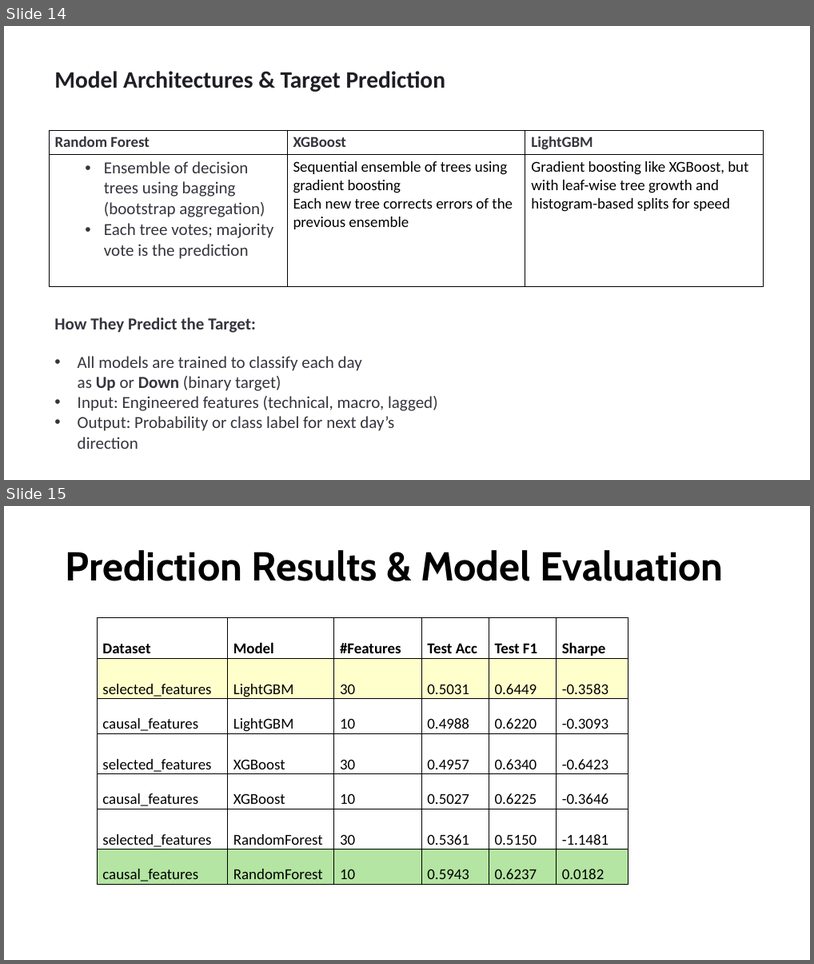
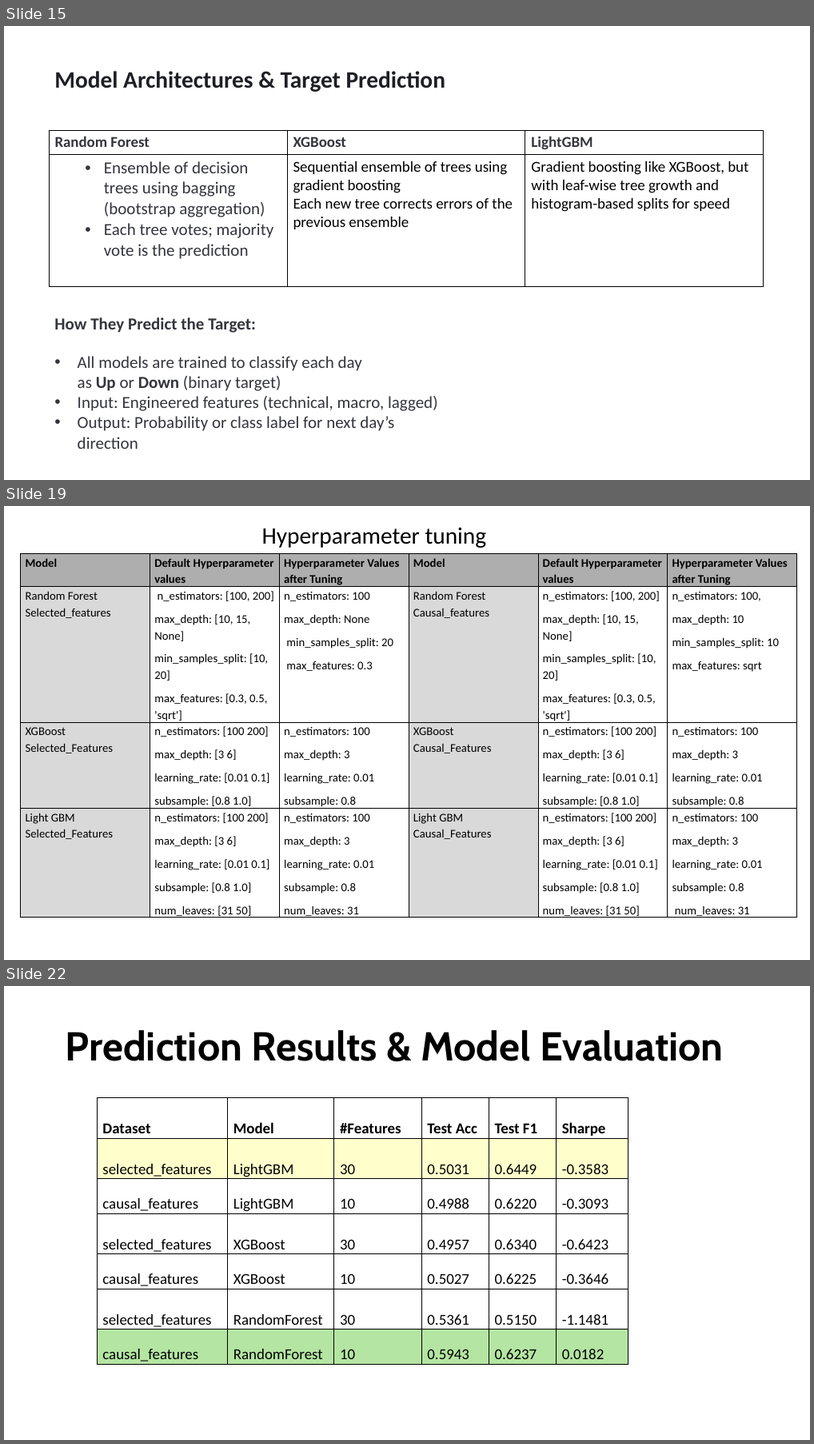
Before and after one commit to sjohny-uh/Causal_Inference_Project, a slide deck: Presentation/Causal_Inference_Presentation.pptx. Shown one above the other, each under a label of ours: slides 14 and 15 before the commit, slides 15, 19 and 22 after it; the slides between them are not shown. The pictures are 814x964 and 814x1444 pixels, drawn with LibreOffice and Linux fonts; fonts in the diff are those of the drawing. Boxes give left, top, right and bottom in pixels: in the first picture for what was removed or moved away, otherwise in the second. Text is boxed around its words. In the diff, an @@ line names an element or a change of style, - is before the commit and + after.

Commit message:
Modified Presentation

```diff
--- a/Presentation/Causal_Inference_Presentation.pptx
+++ b/Presentation/Causal_Inference_Presentation.pptx
@@ slide 19 added at [4, 506, 810, 960], background #FFFFFF @@
@@ text added at [262, 527, 487, 548], 28 pt, text #000000 @@
+Hyperparameter tuning
@@ table added at [21, 554, 798, 920], 4 rows, 6 columns @@
+Model | Default Hyperparameter values | Hyperparameter Values after Tuning | Model | Default Hyperparameter values | Hyperparameter Values after Tuning
+Random Forest Selected_features | n_estimators: [100, 200] / max_depth: [10, 15, None] / min_samples_split: [10, 20] / max_features: [0.3, 0.5, 'sqrt'] | n_estimators: 100 / max_depth: None / min_samples_split: 20 / max_features: 0.3 | Random Forest Causal_features | n_estimators: [100, 200] / max_depth: [10, 15, None] / min_samples_split: [10, 20] / max_features: [0.3, 0.5, 'sqrt'] | n_estimators: 100, / max_depth: 10 / min_samples_split: 10 / max_features: sqrt
+XGBoost Selected_Features | n_estimators: [100 200] / max_depth: [3 6] / learning_rate: [0.01 0.1] / subsample: [0.8 1.0] | n_estimators: 100 / max_depth: 3 / learning_rate: 0.01 / subsample: 0.8 | XGBoost Causal_Features | n_estimators: [100 200] / max_depth: [3 6] / learning_rate: [0.01 0.1] / subsample: [0.8 1.0] | n_estimators: 100 / max_depth: 3 / learning_rate: 0.01 / subsample: 0.8
+Light GBM Selected_Features | n_estimators: [100 200] / max_depth: [3 6] / learning_rate: [0.01 0.1] / subsample: [0.8 1.0] / num_leaves: [31 50] | n_estimators: 100 / max_depth: 3 / learning_rate: 0.01 / subsample: 0.8 / num_leaves: 31 | Light GBM Causal_Features | n_estimators: [100 200] / max_depth: [3 6] / learning_rate: [0.01 0.1] / subsample: [0.8 1.0] / num_leaves: [31 50] | n_estimators: 100 / max_depth: 3 / learning_rate: 0.01 / subsample: 0.8 / num_leaves: 31
@@ what was slide 14 is now slide 15 @@
@@ what was slide 15 is now slide 22 @@
```
Also in this commit, not shown: 5 other slides added, 2 other files.
